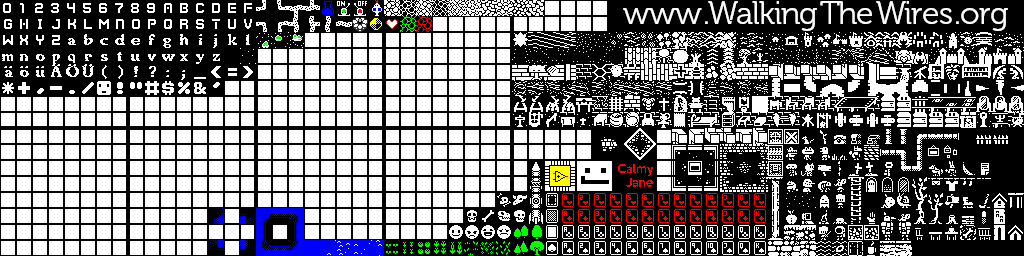
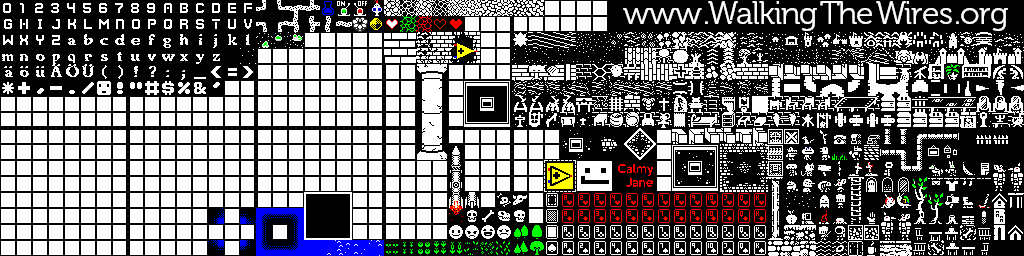
Layer changes from the first 1024 × 256 image to the second:
renamed "Basics" to "Eingefügte Ebene", painted on it over 304, 17, 1023, 255
